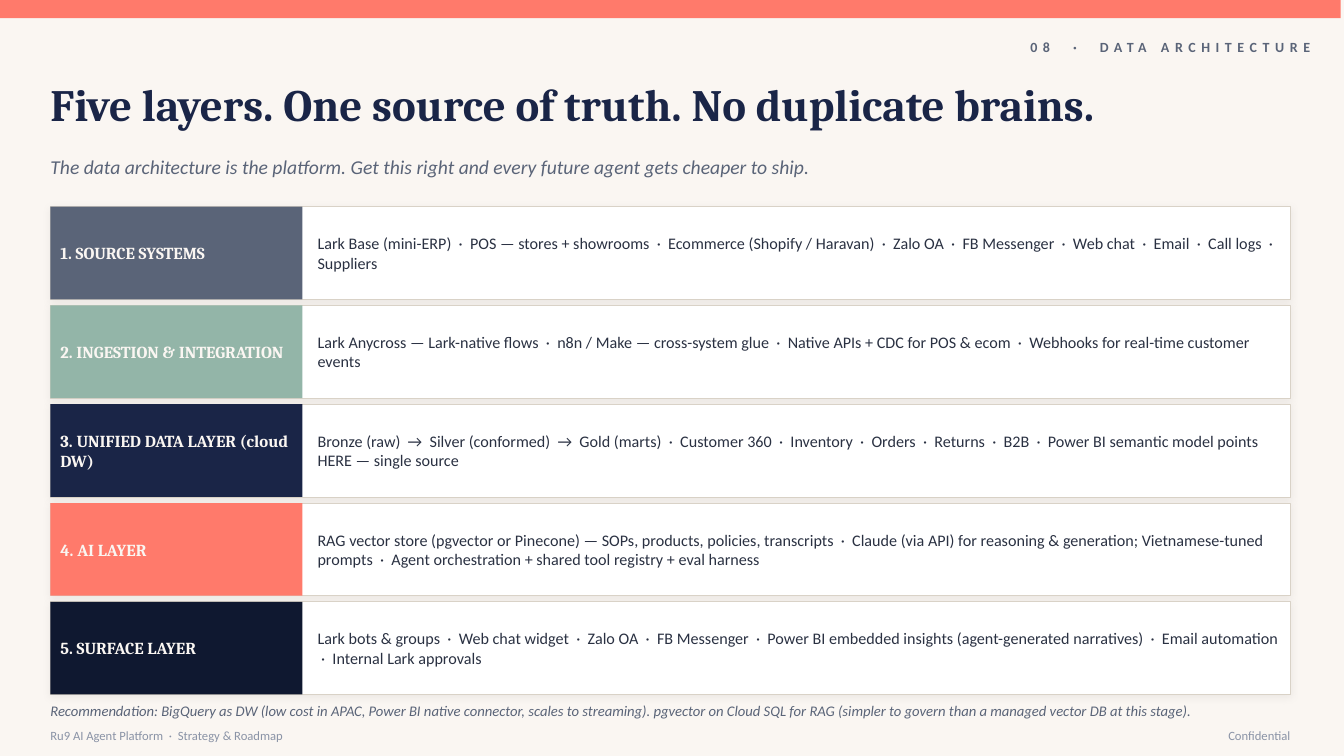
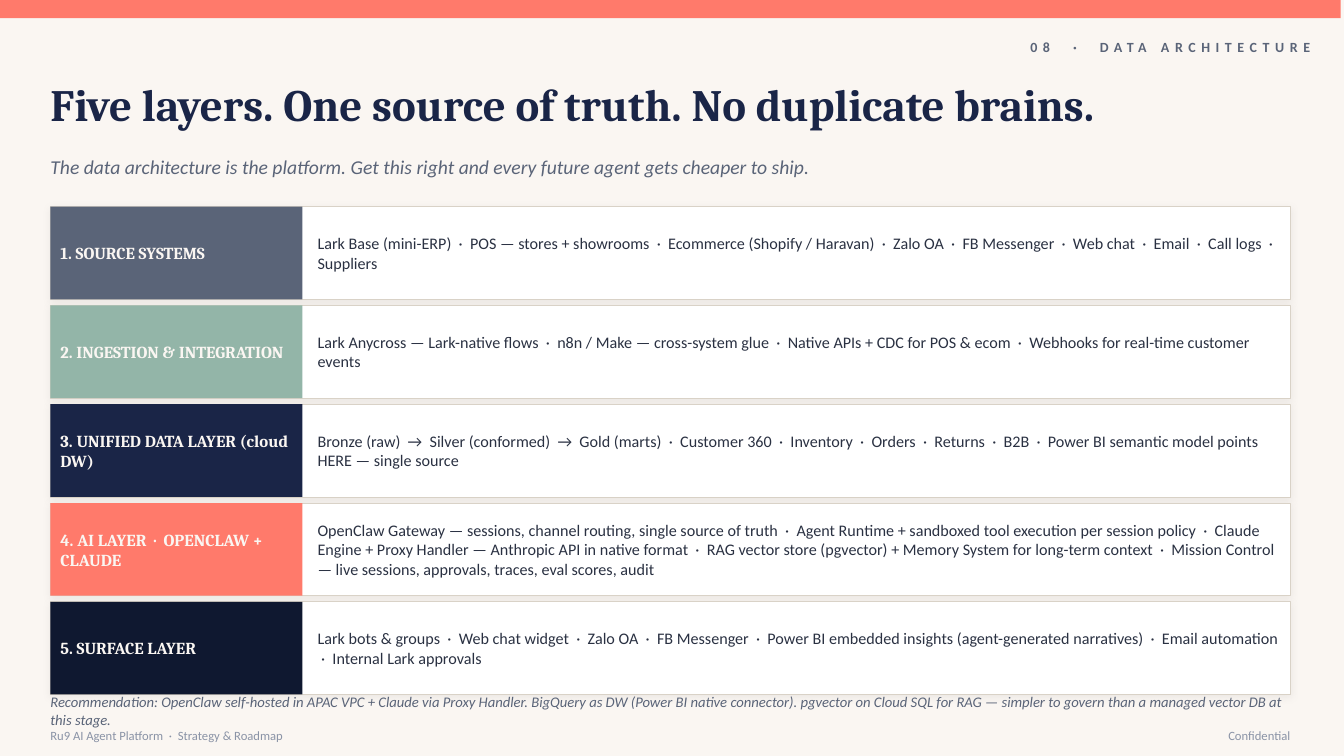
Before and after one commit to kisu-io/ru9-strategy, a slide deck: slide 9 of Ru9_AI_Agent_Strategy.pptx. Drawn at 1344x756 pixels with LibreOffice and Linux fonts; fonts in the diff are those of the drawing. Boxes give left, top, right and bottom in pixels: in the first picture for what was removed or moved away, otherwise in the second. Text is boxed around its words. In the diff, an @@ line names an element or a change of style, - is before the commit and + after.

```diff
--- a/Ru9_AI_Agent_Strategy.pptx
+++ b/Ru9_AI_Agent_Strategy.pptx
@@ text at (60,534,250,566): text changed @@
-4. AI LAYER
+4. AI LAYER · OPENCLAW + CLAUDE
@@ text at (318,524,1274,578): text changed @@
-RAG vector store (pgvector or Pinecone) — SOPs, products, policies, transcripts · Claude (via API) for reasoning & generation; Vietnamese-tuned prompts · Agent orchestration + shared tool registry + eval harness
+OpenClaw Gateway — sessions, channel routing, single source of truth · Agent Runtime + sandboxed tool execution per session policy · Claude Engine + Proxy Handler — Anthropic API in native format · RAG vector store (pgvector) + Memory System for long-term context · Mission Control — live sessions, approvals, traces, eval scores, audit
@@ text at (50,696,1281,728): text changed @@
-Recommendation: BigQuery as DW (low cost in APAC, Power BI native connector, scales to streaming). pgvector on Cloud SQL for RAG (simpler to govern than a managed vector DB at this stage).
+Recommendation: OpenClaw self-hosted in APAC VPC + Claude via Proxy Handler. BigQuery as DW (Power BI native connector). pgvector on Cloud SQL for RAG — simpler to govern than a managed vector DB at this stage.
```
Also in this commit, not shown: 5 other slides changed, 1 slide added.
